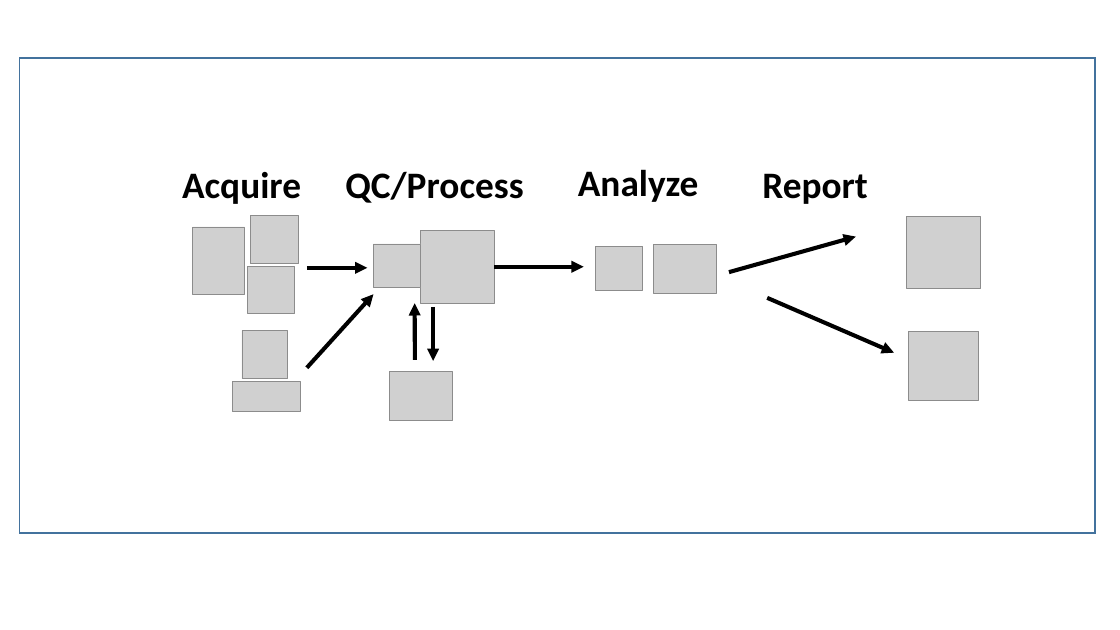
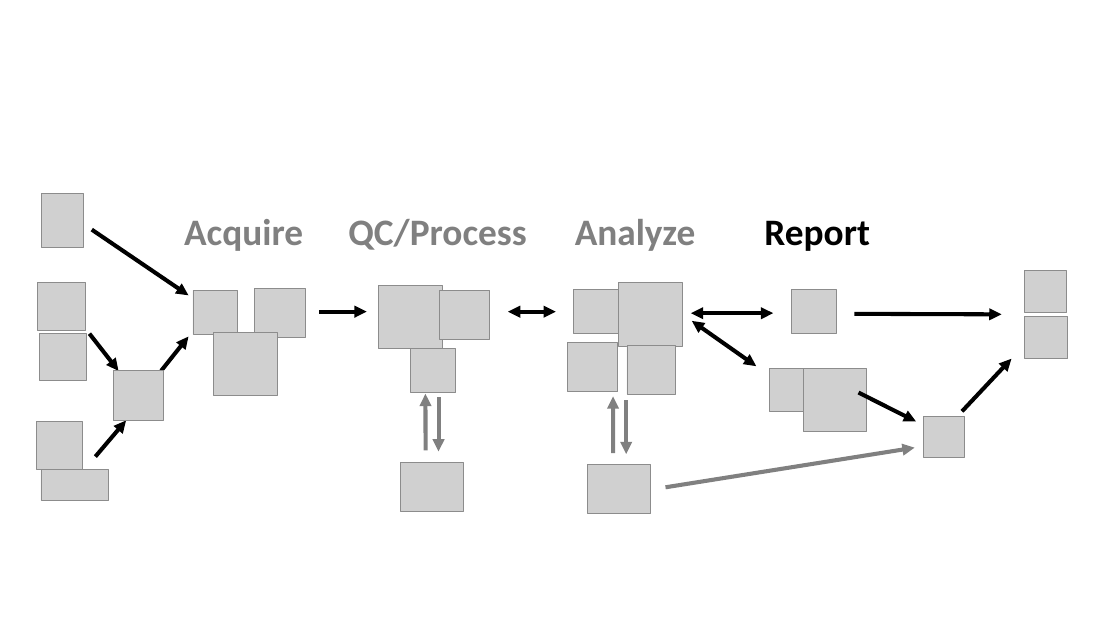
Before and after one commit to USFWS/data-mgt-with-r, a slide deck: slide 1 of docs/mccrea/presentation/images/pp_images.pptx. Drawn at 1120x630 pixels with LibreOffice and Linux fonts; fonts in the diff are those of the drawing; grey boxes stand for pictures. Boxes give left, top, right and bottom in pixels: in the first picture for what was removed or moved away, otherwise in the second. Text is boxed around its words. In the diff, an @@ line names an element or a change of style, - is before the commit and + after.

Commit message:
Update McCrea's slides and add images.

```diff
--- a/docs/mccrea/presentation/images/pp_images.pptx
+++ b/docs/mccrea/presentation/images/pp_images.pptx
@@ rectangle removed at bbox=[20, 58, 1096, 533] @@
@@ text "Acquire": place and size @@
-text "Acquire" at bbox=[182, 172, 301, 204]
+text "Acquire" at bbox=[184, 219, 303, 251]
@@ text "QC/Process": place and size @@
-text "QC/Process" at bbox=[345, 171, 523, 203]
+text "QC/Process" at bbox=[348, 219, 526, 250]
@@ text colour #000000 to #808080 in 3 elements at bbox=[184, 219, 303, 251], bbox=[348, 219, 526, 250], bbox=[575, 219, 696, 251] @@
@@ text "Analyze": place and size @@
-text "Analyze" at bbox=[578, 169, 699, 202]
+text "Analyze" at bbox=[575, 219, 696, 251]
@@ text "Report": place and size @@
-text "Report" at bbox=[762, 173, 868, 204]
+text "Report" at bbox=[764, 220, 870, 251]
@@ picture removed at bbox=[193, 227, 245, 294] @@
@@ picture removed at bbox=[421, 230, 494, 303] @@
@@ picture removed at bbox=[907, 217, 981, 289] @@
@@ picture removed at bbox=[374, 244, 422, 287] @@
@@ picture removed at bbox=[596, 246, 644, 290] @@
@@ picture: place and size @@
-picture at bbox=[250, 216, 298, 264]
+picture at bbox=[38, 283, 86, 331]
@@ arrow removed from (307, 368) to (374, 294) @@
@@ group added at bbox=[42, 194, 1068, 487]: 18 pictures, 9 arrows, 1 double arrow @@
@@ arrow moved from (307, 268) - (367, 268) to (319, 312) - (367, 312) @@
@@ arrow moved from (494, 267) - (584, 267) to (508, 312) - (556, 312) @@
@@ arrow (508, 312) - (556, 312): arrow to double arrow @@
@@ arrow moved from (729, 272) - (856, 237) to (691, 313) - (773, 313) @@
@@ arrow (691, 313) - (773, 313): arrow to double arrow @@
@@ arrow moved from (767, 298) - (894, 353) to (854, 314) - (1002, 314) @@
@@ picture: place and size @@
-picture at bbox=[248, 267, 295, 314]
+picture at bbox=[39, 334, 87, 381]
@@ picture removed at bbox=[909, 331, 980, 400] @@
@@ arrow moved from (415, 360) - (415, 303) to (426, 450) - (425, 394) @@
@@ arrow (426, 450) - (425, 394): stroke #000000 3.5 pt to #808080 3.5 pt @@
@@ arrow moved from (434, 307) - (434, 361) to (439, 397) - (439, 451) @@
@@ arrow (439, 397) - (439, 451): stroke #000000 3.5 pt to #808080 3.5 pt @@
@@ picture: place and size @@
-picture at bbox=[242, 331, 287, 379]
+picture at bbox=[37, 422, 82, 470]
@@ picture: place and size @@
-picture at bbox=[233, 381, 301, 413]
+picture at bbox=[41, 470, 109, 501]
@@ picture: place and size @@
-picture at bbox=[390, 372, 453, 421]
+picture at bbox=[400, 462, 463, 511]
@@ picture: place and size @@
-picture at bbox=[654, 245, 717, 293]
+picture at bbox=[588, 465, 651, 513]
```
Also in this commit, not shown: 1 other slide changed, 14 slides added, 32 other files.
